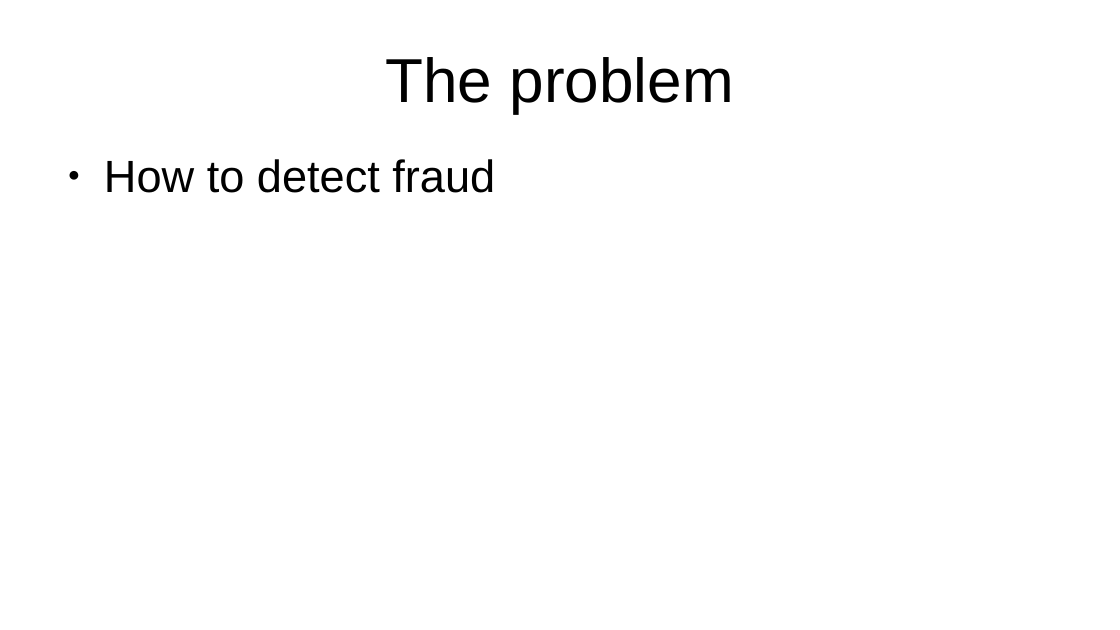
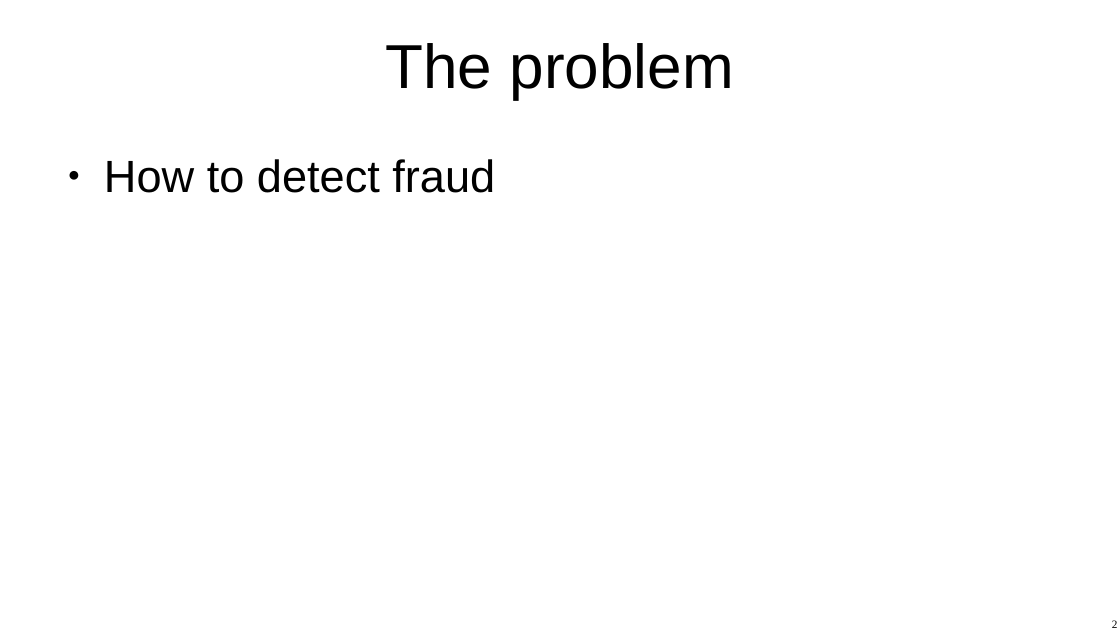
Before and after one commit to XibrenX/MasterThesis, a slide deck: slide 2 of slides/presentatie.odp. Drawn at 1120x630 pixels with LibreOffice and Linux fonts; fonts in the diff are those of the drawing. Boxes give left, top, right and bottom in pixels: in the first picture for what was removed or moved away, otherwise in the second. Text is boxed around its words. In the diff, an @@ line names an element or a change of style, - is before the commit and + after.

```diff
--- a/slides/presentatie.odp
+++ b/slides/presentatie.odp
@@ title "The problem": place and size @@
-title "The problem" at [385,57,734,113]
+title "The problem" at [385,43,734,99]
@@ page number added at [1112,620,1118,628], 8 pt, text #000000 @@
+2
```
Also in this commit, not shown: 34 other slides changed, 7 slides added, 1 slide removed, 5 other files.
